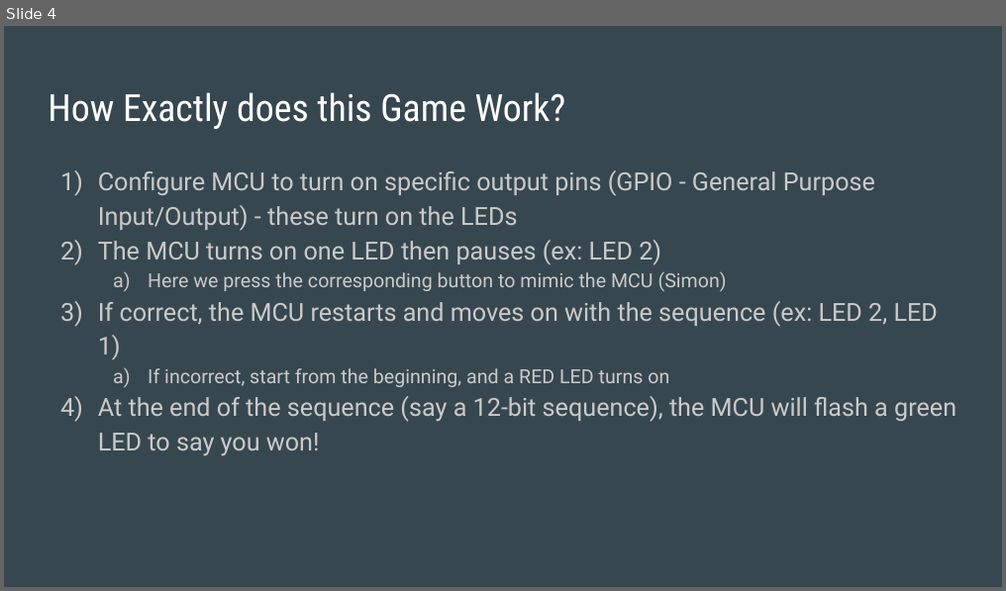
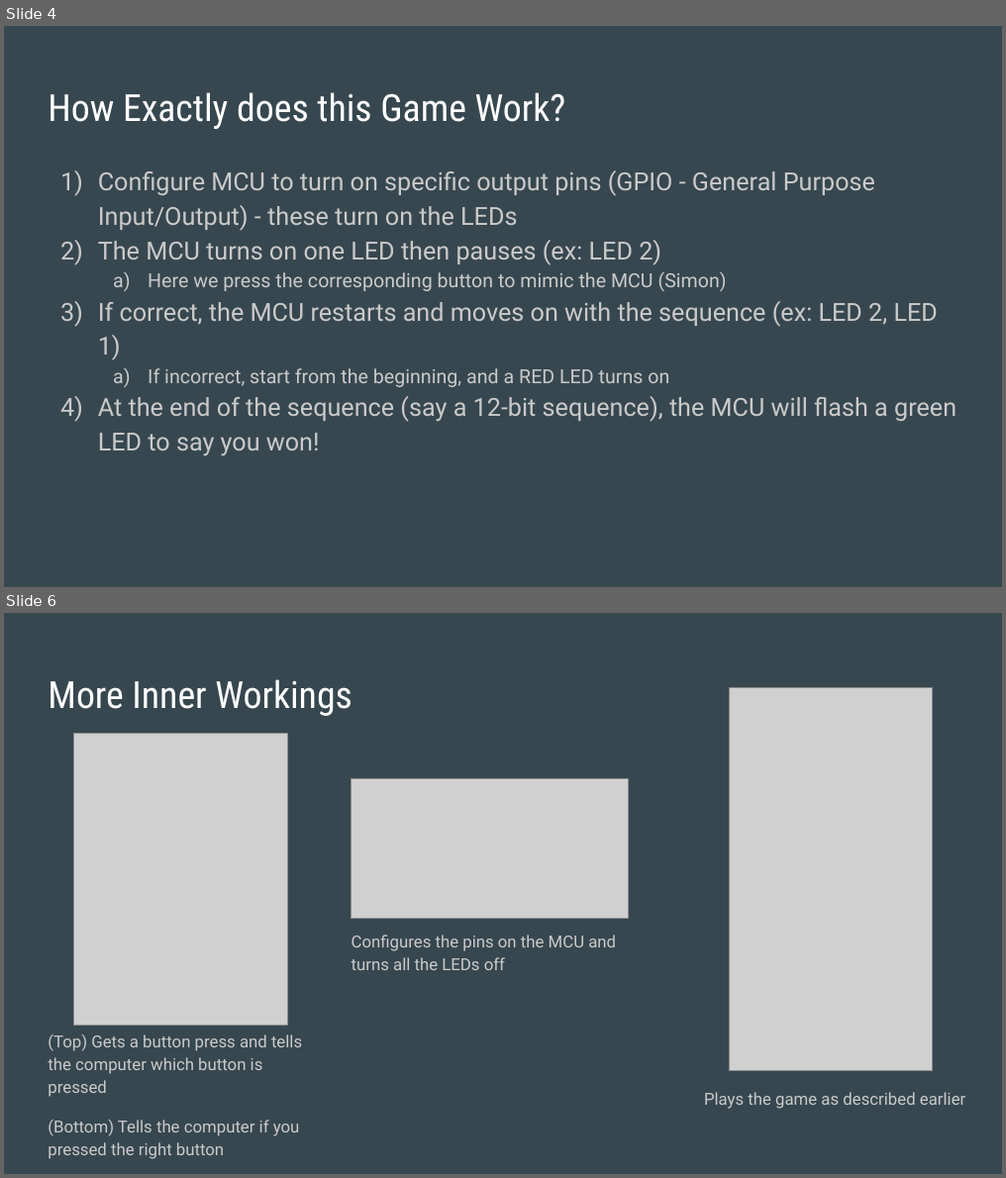
Before and after one commit to StephenTheCoder/stembridges, a slide deck: simonsays/Simon Says - Embedded Systems Game.pptx. Shown one above the other, each under a label of ours: slide 4 before the commit, slides 4 and 6 after it; the slides between them are not shown. The pictures are 1006x591 and 1006x1178 pixels, drawn with LibreOffice and Linux fonts; fonts in the diff are those of the drawing; grey boxes stand for pictures. Boxes give left, top, right and bottom in pixels: in the first picture for what was removed or moved away, otherwise in the second. Text is boxed around its words. In the diff, an @@ line names an element or a change of style, - is before the commit and + after.

Commit message:
Button

```diff
--- a/simonsays/Simon Says - Embedded Systems Game.pptx
+++ b/simonsays/Simon Says - Embedded Systems Game.pptx
@@ slide 6 added at (4,613,1002,1174), background #37474F @@
@@ title added at (48,679,352,716), 27 pt, text #FFFFFF @@
+More Inner Workings
@@ picture added at (730,688,932,1071) @@
@@ picture added at (74,734,287,1025) @@
@@ picture added at (351,778,629,918) @@
@@ text added at (351,935,616,970), 12 pt, text #CACACA @@
+Configures the pins on the MCU and turns all the LEDs off
@@ text added at (48,1035,302,1159), 12 pt, text #CACACA @@
+(Top) Gets a button press and tells the computer which button is pressed
+(Bottom) Tells the computer if you pressed the right button
@@ text added at (704,1092,965,1109), 12 pt, text #CACACA @@
+Plays the game as described earlier
```
Also in this commit, not shown: 2 slides changed, 1 other slide added, 1 slide removed, 1 other file.
